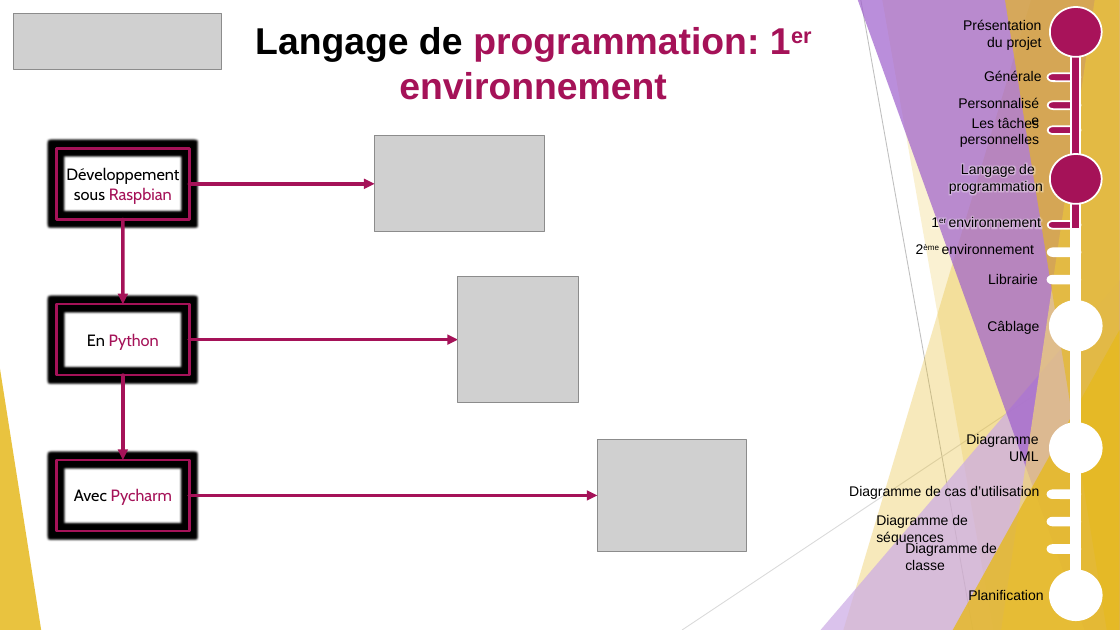
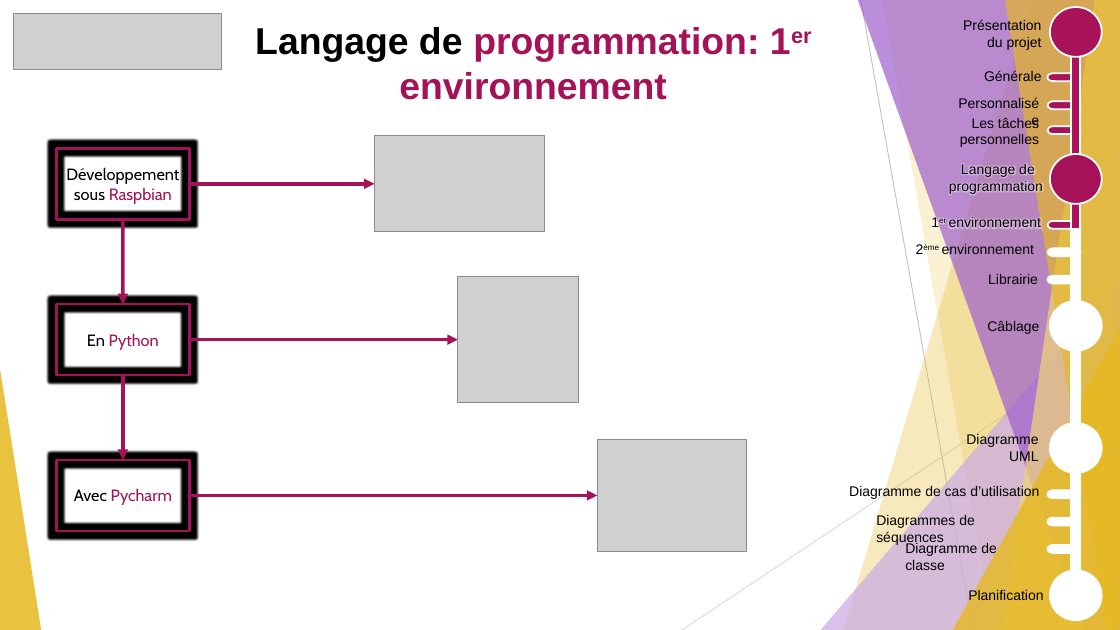
Before and after one commit to GuiguiMvn/Systeme-Escape-Game-Telethon, a slide deck: slide 6 of Guillaume/Documents/Diapo Revues/Revue 2 de projet étudiant 1 Escape Game Téléthon.pptx. Drawn at 1120x630 pixels with LibreOffice and Linux fonts; fonts in the diff are those of the drawing; grey boxes stand for pictures. Boxes give left, top, right and bottom in pixels: in the first picture for what was removed or moved away, otherwise in the second. Text is boxed around its words. In the diff, an @@ line names an element or a change of style, - is before the commit and + after.

```diff
--- a/Guillaume/Documents/Diapo Revues/Revue 2 de projet étudiant 1 Escape Game Téléthon.pptx
+++ b/Guillaume/Documents/Diapo Revues/Revue 2 de projet étudiant 1 Escape Game Téléthon.pptx
@@ text at box(876, 514, 975, 546): text changed @@
-Diagramme de séquences
+Diagrammes de séquences
```
Also in this commit, not shown: 14 other slides changed, 3 other files.
